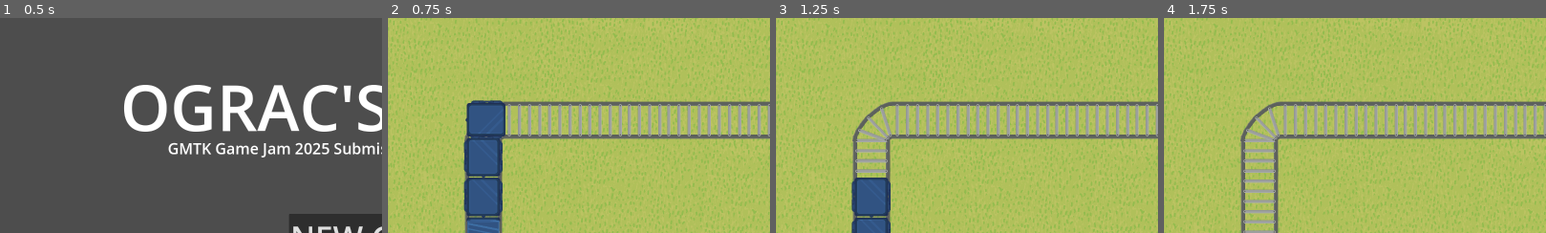
Above: before the commit, frames 1-4 (left to right).
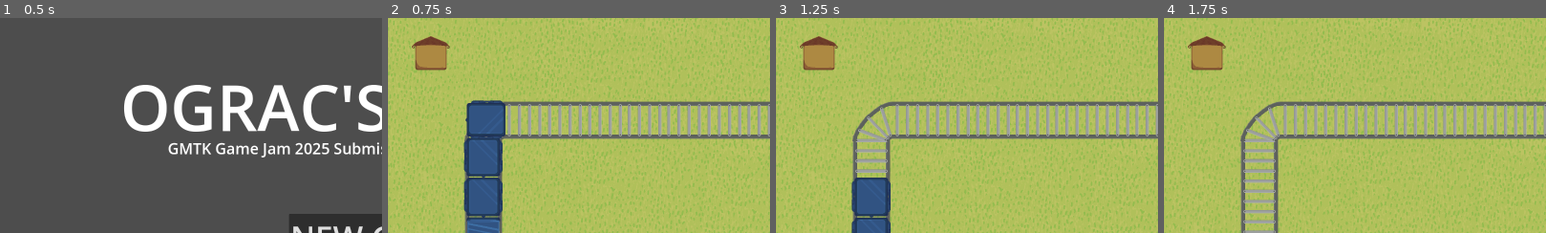
Above: after the commit, the same moments.

Repository: decadentpig/GMTK2025
Game: Godot game, scene res://main_menu.tscn
The game is run twice, just before and just after one commit, with the same random seed, the same clock (stepped at 60 frames per second) and the same inputs.
Inputs (mouse positions are % of the whole screen's width and height, from its top left):
- Up to frame 1 (0.5 s): no input
- Up to frame 2 (0.75 s): click "CHALLENGE MODE" at 0.5 s
- Up to frame 3 (1.25 s): no input
- Up to frame 4 (1.75 s): move the mouse to (66, 67) at 1.27 s; click (66, 67) at 1.35 s
The pictures show only the part of the screen within x 0-50%, y 0-50%; the shares and areas given below are measured in that part.

Frame 1 is identical in both runs. In frame 2, 1.3% of the frame differs, in the area x 6-17%, y 8-25%; in frame 3, 1.3%; in frame 4, 1.3%.

Commit message:
Added factory node prefab

Diff:
--- a/Autoloads/global_variables.gd
+++ b/Autoloads/global_variables.gd
@@ -9,5 +9,6 @@
 @onready var shipping_container_sprite = preload("res://Assets/Icon-ShippingContainer.png")
 
 var tutorial_on: bool = true
-enum RESOURCE_TYPE {NONE, WOOD, METAL}
+enum RESOURCE_TYPE {NONE, WOOD, METAL, PLANK, INGOT, CRATE, SHIPPING_CONTAINER}
+enum FACTORY_TYPE {NONE, PLANK, INGOT, CRATE, SHIPPING_CONTAINER}
 const MAX_CARRIAGE_PICKUPS = 1
--- /dev/null
+++ b/Scenes/factory_node_prefab.tscn
@@ -0,0 +1,49 @@
+[gd_scene load_steps=5 format=3 uid="uid://hfre5bsk4l0x"]
+
+[ext_resource type="Script" uid="uid://g878vfqiq6x8" path="res://factory_node.gd" id="1_nt4t2"]
+[ext_resource type="Texture2D" uid="uid://byfx0afpgtriv" path="res://Assets/Factory1.png" id="2_owsfw"]
+[ext_resource type="Texture2D" uid="uid://r11cppd6bih2" path="res://Assets/Icon-Wood.png" id="3_o3ars"]
+
+[sub_resource type="RectangleShape2D" id="RectangleShape2D_5juve"]
+size = Vector2(123, 114.5)
+
+[node name="Factory_Node" type="RigidBody2D"]
+input_pickable = true
+gravity_scale = 0.0
+script = ExtResource("1_nt4t2")
+
+[node name="Sprite2D" type="Sprite2D" parent="."]
+texture = ExtResource("2_owsfw")
+
+[node name="Single_Input_Sprite" type="Sprite2D" parent="."]
+visible = false
+modulate = Color(1, 1, 1, 0.501961)
+position = Vector2(0, -76)
+scale = Vector2(0.5, 0.5)
+texture = ExtResource("3_o3ars")
+
+[node name="Left_Input_Sprite" type="Sprite2D" parent="."]
+visible = false
+modulate = Color(1, 1, 1, 0.501961)
+position = Vector2(-25, -76)
+scale = Vector2(0.5, 0.5)
+texture = ExtResource("3_o3ars")
+
+[node name="Right_Input_Sprite" type="Sprite2D" parent="."]
+visible = false
+modulate = Color(1, 1, 1, 0.501961)
+position = Vector2(28, -76)
+scale = Vector2(0.5, 0.5)
+texture = ExtResource("3_o3ars")
+
+[node name="Output_Sprite" type="Sprite2D" parent="."]
+visible = false
+modulate = Color(1, 1, 1, 0.501961)
+position = Vector2(0, 8)
+texture = ExtResource("3_o3ars")
+
+[node name="CollisionShape2D" type="CollisionShape2D" parent="."]
+position = Vector2(0, -4)
+shape = SubResource("RectangleShape2D_5juve")
+
+[connection signal="input_event" from="." to="." method="_on_input_event"]
--- /dev/null
+++ b/factory_node.gd
@@ -0,0 +1,132 @@
+extends RigidBody2D
+class_name Factory_Node
+
+var factory_type: GlobalVariables.FACTORY_TYPE = GlobalVariables.FACTORY_TYPE.NONE
+
+var selected_by_player: bool = false
+var resources_invested: Array[GlobalVariables.RESOURCE_TYPE] = []
+
+@onready var sprite2d = get_node("Sprite2D")
+@onready var highlighted_material = preload("res://Scenes/resource_highlight_material.material")
+
+@onready var single_input_sprite = get_node("Single_Input_Sprite")
+@onready var left_input_sprite = get_node("Left_Input_Sprite")
+@onready var right_input_sprite = get_node("Right_Input_Sprite")
+@onready var output_sprite = get_node("Output_Sprite")
+
+@onready var plank_sprite = preload("res://Assets/Factory1.png")
+@onready var ingot_sprite = preload("res://Assets/Factory2.png")
+@onready var crate_sprite = preload("res://Assets/Factory3.png")
+@onready var shipping_container_sprite = preload("res://Assets/Factory4.png")
+
+func set_factory_type(type: GlobalVariables.FACTORY_TYPE):
+	factory_type = type
+
+	if factory_type == GlobalVariables.FACTORY_TYPE.PLANK:
+		# PLANK RECIPE: 1 Wood = 1 Plank
+
+		# Select correct factory sprite
+		sprite2d.texture = plank_sprite
+
+		# Generate recipe icons
+		single_input_sprite.texture = GlobalVariables.wood_sprite
+		single_input_sprite.visible = true
+
+		# Generate output icon (lower opacity by default)
+		output_sprite.texture = GlobalVariables.plank_sprite
+		output_sprite.visible = true
+	elif factory_type == GlobalVariables.FACTORY_TYPE.INGOT:
+		# INGOT RECIPE: 1 Metal = 1 Ingot
+
+		# Select correct factory sprite
+		sprite2d.texture = ingot_sprite
+
+		# Generate recipe icons
+		single_input_sprite.texture = GlobalVariables.ingot_sprite
+		single_input_sprite.visible = true
+
+		# Generate output icon (lower opacity by default)
+		output_sprite.texture = GlobalVariables.ingot_sprite
+		output_sprite.visible = true
+	elif factory_type == GlobalVariables.FACTORY_TYPE.CRATE:
+		# CRATE RECIPE: 1 Metal, 1 Wood = 1 Crate
+
+		# Select correct factory sprite
+		sprite2d.texture = crate_sprite
+
+		# Generate recipe icons (half opacity by default)
+		left_input_sprite.texture = GlobalVariables.wood_sprite
+		left_input_sprite.visible = true
+
+		right_input_sprite.texture = GlobalVariables.metal_sprite
+		right_input_sprite.visible = true
+
+		# Generate output icon (half opacity by default)
+		output_sprite.texture = GlobalVariables.crate_sprite
+		output_sprite.visible = true
+	elif factory_type == GlobalVariables.FACTORY_TYPE.SHIPPING_CONTAINER:
+		# SHIPPING CONT. RECIPE: 1 Plank, 1 Ingot = 1 Shipping Container
+
+		# Select correct factory sprite
+		sprite2d.texture = shipping_container_sprite
+
+		# Generate recipe icons (half opacity by default)
+		left_input_sprite.texture = GlobalVariables.plank_sprite
+		left_input_sprite.visible = true
+
+		right_input_sprite.texture = GlobalVariables.ingot_sprite
+		right_input_sprite.visible = true
+
+		# Generate output icon (half opacity by default)
+		output_sprite.texture = GlobalVariables.shipping_container_sprite
+		output_sprite.visible = true
+	else:
+		print("Error! Attempted to create an invalid factory type.")
+
+func insert_resource(type: GlobalVariables.RESOURCE_TYPE):
+	# Deal with incoming type depending on what the factory is
+
+	if factory_type == GlobalVariables.FACTORY_TYPE.PLANK:
+		if type == GlobalVariables.RESOURCE_TYPE.WOOD:
+			print("Successfully gave wood to plank factory!")
+			pass #TODO: Success!
+		else:
+			SFXPlayer.play_failed_action()
+	elif factory_type == GlobalVariables.FACTORY_TYPE.INGOT:
+		if type == GlobalVariables.RESOURCE_TYPE.METAL:
+			print("Successfully gave metal to ingot factory!")
+			pass # TODO: Success!
+		else:
+			SFXPlayer.play_failed_action()
+	elif factory_type == GlobalVariables.FACTORY_TYPE.CRATE:
+		if (
+			type in [GlobalVariables.RESOURCE_TYPE.WOOD, GlobalVariables.RESOURCE_TYPE.METAL]
+			and type not in resources_invested
+		):
+			print("Successfully gave ? to crate factory!")
+			pass # TODO: Success!
+		else:
+			SFXPlayer.play_failed_action()
+	elif factory_type == GlobalVariables.FACTORY_TYPE.SHIPPING_CONTAINER:
+		if (
+			type in [GlobalVariables.RESOURCE_TYPE.PLANK, GlobalVariables.RESOURCE_TYPE.INGOT]
+			and type not in resources_invested
+		):
+			print("Successfully gave ? to shipping cont. factory!")
+			pass # TODO: Success!
+		else:
+			SFXPlayer.play_failed_action()
+	else:
+		print("Error! Tried to insert resources into an uninitialised factory.")
+
+func toggle_factory_select():
+	if selected_by_player:
+		selected_by_player = false
+		sprite2d.material = null
+	elif !selected_by_player:
+		selected_by_player = true
+		sprite2d.material = highlighted_material
+
+func _on_input_event(viewport: Node, event: InputEvent, shape_idx: int) -> void:
+	if event is InputEventMouseButton and Input.is_action_just_pressed("Click"):
+		toggle_factory_select()
--- a/scene.tscn
+++ b/scene.tscn
@@ -8,6 +8,9 @@
 [ext_resource type="Texture2D" uid="uid://dhub01kk6a2gc" path="res://Assets/Train-Engine.png" id="4_u3cyc"]
 [ext_resource type="Script" uid="uid://c6flyx4fgnuos" path="res://checkpoint_node.gd" id="6_y2354"]
 [ext_resource type="Texture2D" uid="uid://5ocrh8uklhdo" path="res://Assets/Taxgate.png" id="7_xlvrw"]
+[ext_resource type="Script" uid="uid://g878vfqiq6x8" path="res://factory_node.gd" id="9_5juve"]
+[ext_resource type="Texture2D" uid="uid://byfx0afpgtriv" path="res://Assets/Factory1.png" id="9_73fnb"]
+[ext_resource type="Texture2D" uid="uid://r11cppd6bih2" path="res://Assets/Icon-Wood.png" id="11_fy5k1"]
 
 [sub_resource type="Curve2D" id="Curve2D_u3cyc"]
 bake_interval = 0.01
@@ -24,6 +27,9 @@
 
 [sub_resource type="RectangleShape2D" id="RectangleShape2D_ni31j"]
 size = Vector2(128, 128)
+
+[sub_resource type="RectangleShape2D" id="RectangleShape2D_5juve"]
+size = Vector2(123, 114.5)
 
 [node name="Scene" type="Node2D"]
 
@@ -627,4 +633,45 @@
 
 [node name="UI_Layer" type="CanvasLayer" parent="."]
 
+[node name="Factory_Node" type="RigidBody2D" parent="."]
+position = Vector2(135, 115)
+input_pickable = true
+gravity_scale = 0.0
+script = ExtResource("9_5juve")
+
+[node name="Sprite2D" type="Sprite2D" parent="Factory_Node"]
+texture = ExtResource("9_73fnb")
+
+[node name="Single_Input_Sprite" type="Sprite2D" parent="Factory_Node"]
+visible = false
+modulate = Color(1, 1, 1, 0.501961)
+position = Vector2(0, -76)
+scale = Vector2(0.5, 0.5)
+texture = ExtResource("11_fy5k1")
+
+[node name="Left_Input_Sprite" type="Sprite2D" parent="Factory_Node"]
+visible = false
+modulate = Color(1, 1, 1, 0.501961)
+position = Vector2(-25, -76)
+scale = Vector2(0.5, 0.5)
+texture = ExtResource("11_fy5k1")
+
+[node name="Right_Input_Sprite" type="Sprite2D" parent="Factory_Node"]
+visible = false
+modulate = Color(1, 1, 1, 0.501961)
+position = Vector2(28, -76)
+scale = Vector2(0.5, 0.5)
+texture = ExtResource("11_fy5k1")
+
+[node name="Output_Sprite" type="Sprite2D" parent="Factory_Node"]
+visible = false
+modulate = Color(1, 1, 1, 0.501961)
+position = Vector2(0, 8)
+texture = ExtResource("11_fy5k1")
+
+[node name="CollisionShape2D" type="CollisionShape2D" parent="Factory_Node"]
+position = Vector2(0, -4)
+shape = SubResource("RectangleShape2D_5juve")
+
 [connection signal="area_entered" from="Path2D/Train/Area2D" to="Path2D/Train" method="_on_area_2d_area_entered"]
+[connection signal="input_event" from="Factory_Node" to="Factory_Node" method="_on_input_event"]
Not shown, added: factory_node.gd.uid
Not shown: 1 places in scene.tscn that only renumber resources
